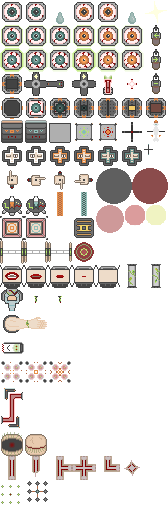
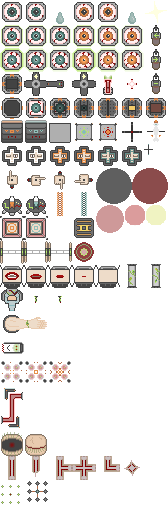
The second 168px x 507px image is a revision of the first. Changes to its layers:
painted on "Layer 2" over [57, 192, 87, 255]
